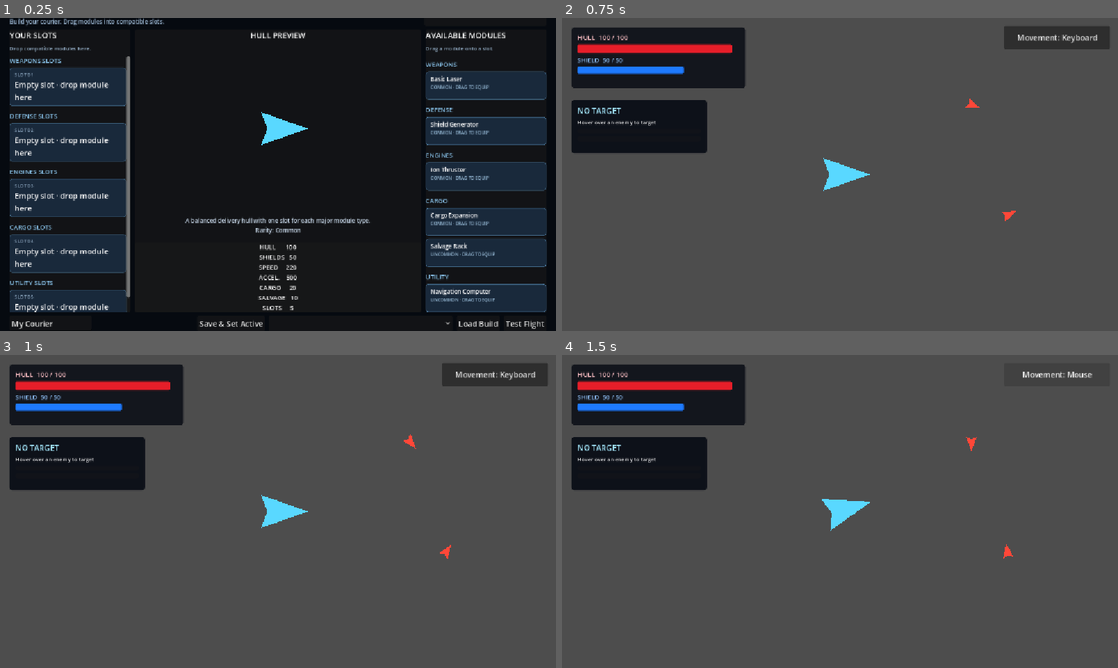
Above: before the commit, frames 1-4 (two rows, left to right).
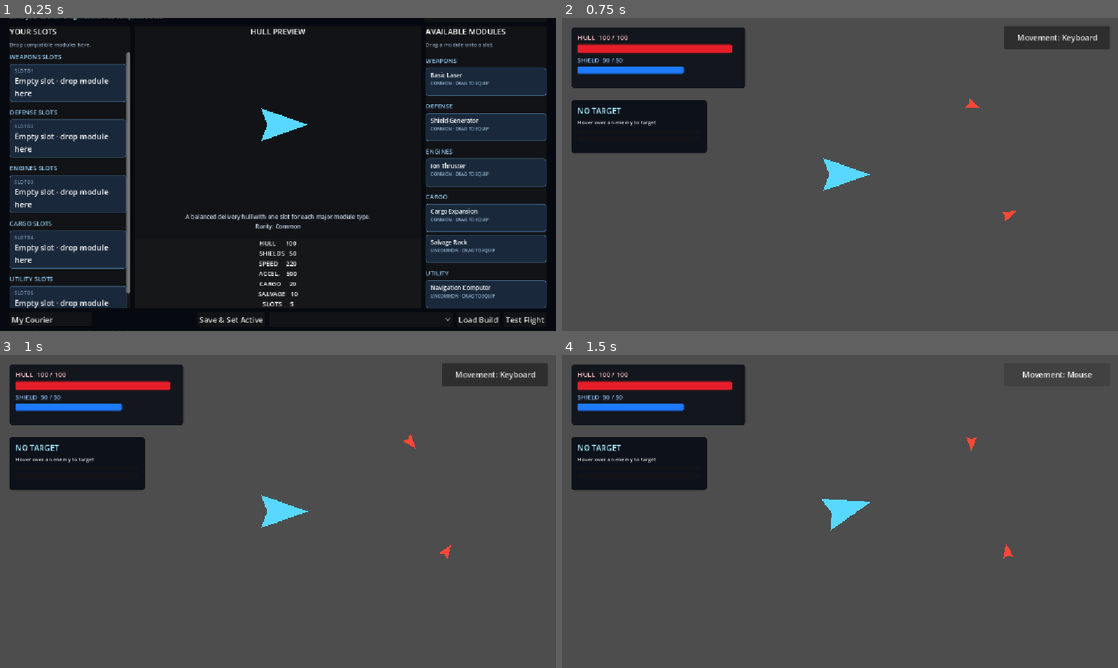
Above: after the commit, the same moments.

Repository: Bbran4/SpaceDelivery
Game: Godot game, scene res://scenes/ui/ship_builder.tscn
The game is run twice, just before and just after one commit, with the same random seed, the same clock (stepped at 60 frames per second) and the same inputs. This scene is started directly instead of the project's main scene.
Inputs:
- Up to frame 1 (0.25 s): no input
- Up to frame 2 (0.75 s): click "Test Flight" at 0.5 s
- Up to frame 3 (1 s): no input
- Up to frame 4 (1.5 s): click "Movement: Keyboard" at 1.25 s

The runs differ from the first frame. In frame 1, 16% of the frame differs, in the area x 1-99%, y 0-100%; in frame 2, nothing differs; in frame 3, nothing differs; in frame 4, nothing differs.

Commit message:
Give ship builder header and status more layout space

Diff:
--- a/scenes/ui/ship_builder.tscn
+++ b/scenes/ui/ship_builder.tscn
@@ -42,7 +42,7 @@
 theme_override_constants/separation = 8
 
 [node name="Header" type="HBoxContainer" parent="OuterMargin/Root"]
-custom_minimum_size = Vector2(0, 42)
+custom_minimum_size = Vector2(0, 56)
 layout_mode = 2
 theme_override_constants/separation = 12
 
@@ -53,11 +53,13 @@
 
 [node name="Title" type="Label" parent="OuterMargin/Root/Header/TitleBlock"]
 layout_mode = 2
+clip_text = false
 text = "SHIP BUILDER"
 theme_override_font_sizes/font_size = 24
 
 [node name="Subtitle" type="Label" parent="OuterMargin/Root/Header/TitleBlock"]
 layout_mode = 2
+clip_text = false
 text = "Build your courier. Drag modules into compatible slots."
 theme_override_font_sizes/font_size = 12
 theme_override_colors/font_color = Color(0.62, 0.73, 0.84, 1)
@@ -183,7 +185,7 @@
 theme_override_constants/separation = 12
 
 [node name="Footer" type="VBoxContainer" parent="OuterMargin/Root"]
-custom_minimum_size = Vector2(0, 68)
+custom_minimum_size = Vector2(0, 88)
 layout_mode = 2
 theme_override_constants/separation = 5
 
@@ -219,8 +221,10 @@
 
 [node name="StatusLabel" type="Label" parent="OuterMargin/Root/Footer"]
 unique_name_in_owner = true
-custom_minimum_size = Vector2(0, 22)
-layout_mode = 2
+custom_minimum_size = Vector2(0, 30)
+layout_mode = 2
+size_flags_horizontal = 3
+size_flags_vertical = 1
 text = "Saved builds are stored locally on this device."
 autowrap_mode = 3
 clip_text = false
